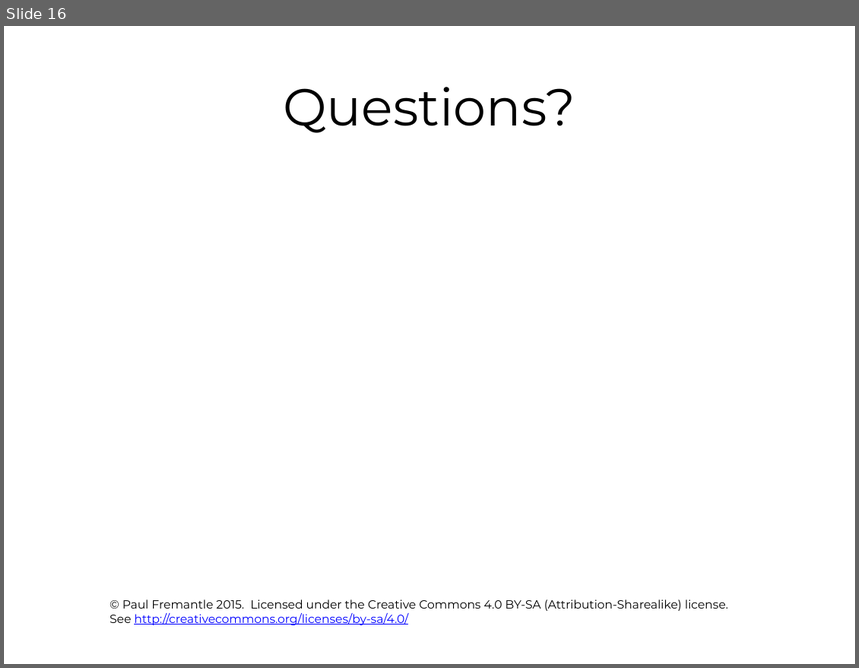
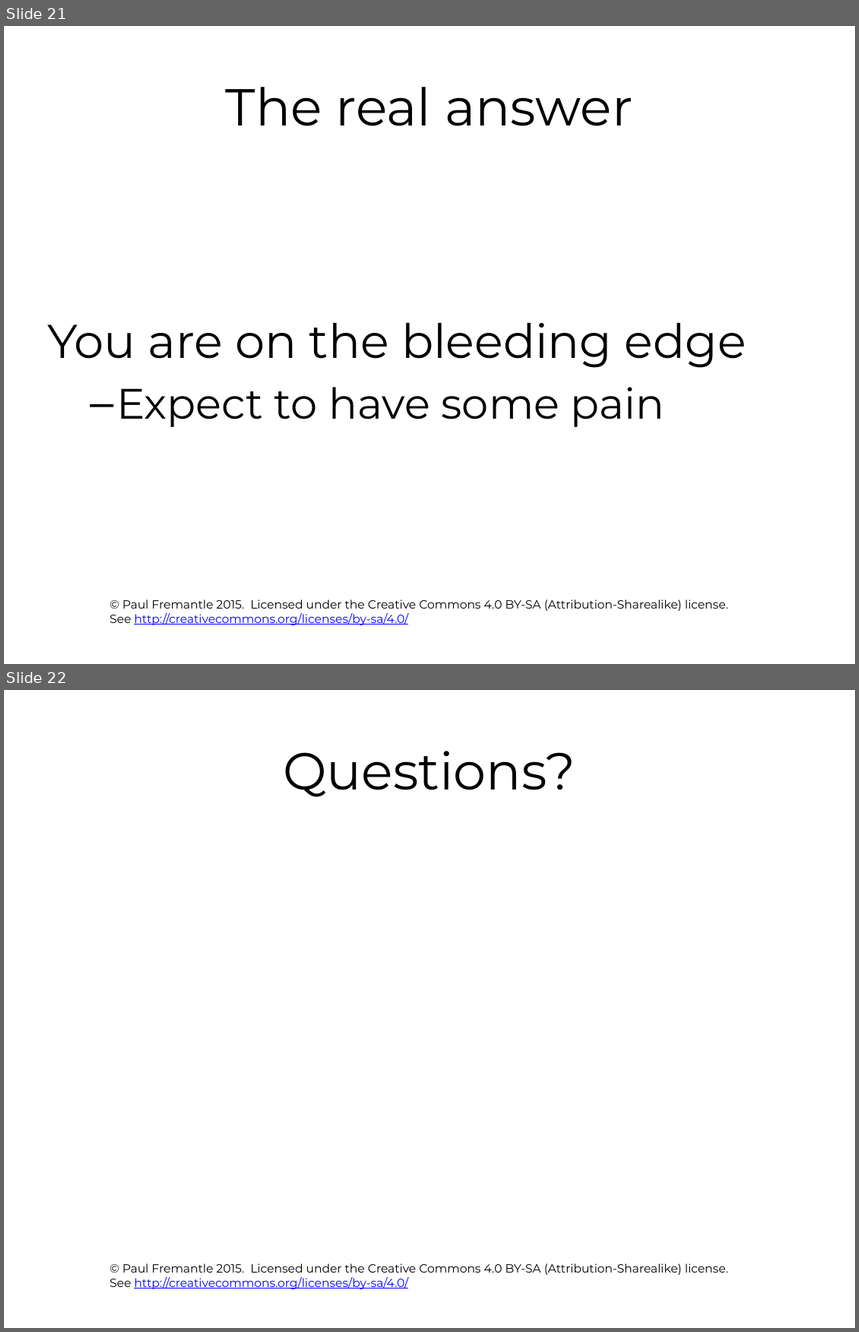
Before and after one commit to pzfreo/ox-clo, a slide deck: pres-source/12-big-data-recap.pptx. Shown one above the other, each under a label of ours: slide 16 before the commit, slides 21 and 22 after it. The pictures are 859x668 and 859x1332 pixels, drawn with LibreOffice and Linux fonts; fonts in the diff are those of the drawing; background and template pictures are left out. Boxes give left, top, right and bottom in pixels: in the first picture for what was removed or moved away, otherwise in the second. Text is boxed around its words. In the diff, an @@ line names an element or a change of style, - is before the commit and + after.

```diff
--- a/pres-source/12-big-data-recap.pptx
+++ b/pres-source/12-big-data-recap.pptx
@@ slide 21 added at (4,26,855,664), background #FFFFFF; not listed: 1 template element that a slide beside it also shows @@
@@ title added at (226,87,633,126), 44 pt, text #000000 @@
+The real answer
@@ text added at (47,323,747,427), 40 pt, text #000000 @@
+You are on the bleeding edge
+  – Expect to have some pain
@@ what was slide 16 is now slide 22 @@
```
Also in this commit, not shown: 7 slides changed, 13 other slides added, 8 slides removed.
